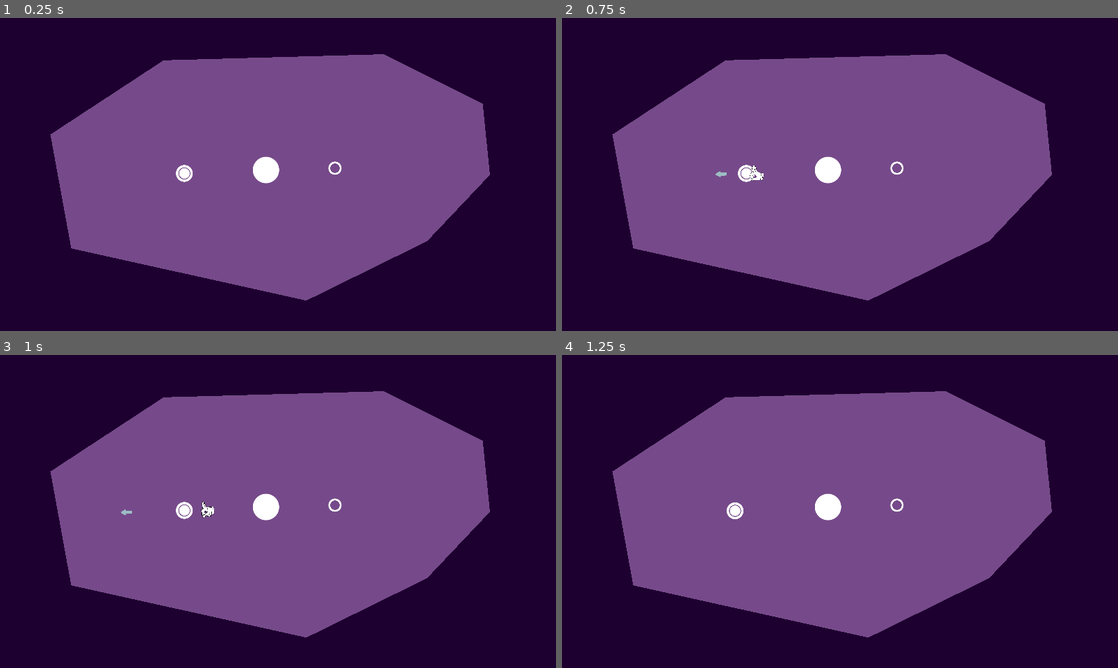
Above: before the commit, frames 1-4 (two rows, left to right).
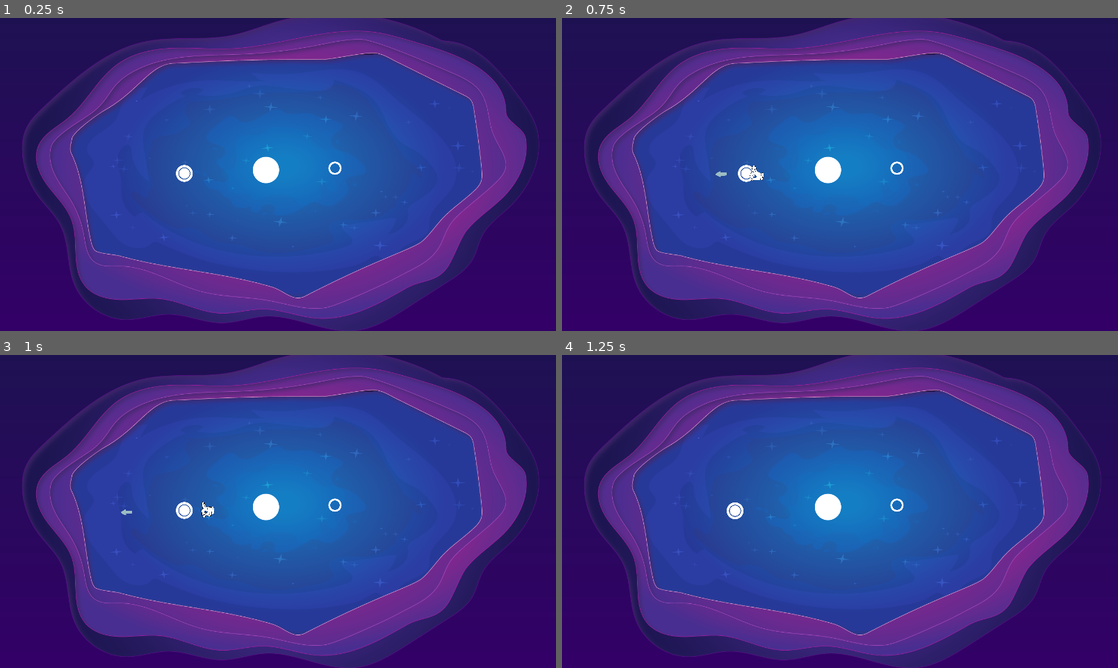
Above: after the commit, the same moments.

Repository: petey3/black-hole-fun
Game: Godot game, scene res://GodPoolGame/Game/Contexts/GameplayContext.tscn
Two runs of this game, one before a commit and one after it. Both use one fixed random seed, a clock stepped at 60 frames per second and the inputs below.
Inputs (mouse positions are in pixels of both pictures, inside the frame that each line leads up to):
- Up to frame 1 (0.25 s): no input
- Up to frame 2 (0.75 s): tap Enter (ui_accept) at 0.5 s; drag from (745, 174) to (895, 168) at 0.52 s
- Up to frame 3 (1 s): no input
- Up to frame 4 (1.25 s): no input

The runs differ from the first frame. In frame 1, 99% of the frame differs, in the area x 0-100%, y 0-100%; in frame 2, 99%; in frame 3, 99%; in frame 4, 99%.

Commit message:
Add background and border (cafe)

Diff:
--- a/GodPoolGame/TestScenes/UniverseBoundaries.tscn
+++ b/GodPoolGame/TestScenes/UniverseBoundaries.tscn
@@ -1,17 +1,21 @@
-[gd_scene load_steps=6 format=2]
+[gd_scene load_steps=10 format=2]
 
 [ext_resource path="res://GodPoolGame/TestScenes/UniverseBoundaries.gd" type="Script" id=1]
 [ext_resource path="res://JamKit/Feedback/Transform/TransformFeedback2D.gd" type="Script" id=2]
 [ext_resource path="res://JamKit/Feedback/FeedbackRunner.gd" type="Script" id=3]
 [ext_resource path="res://JamKit/Feedback/Transform/ScaleFeedback2D.gd" type="Script" id=4]
-[ext_resource path="res://Assets/test-bg.png" type="Texture" id=5]
+[ext_resource path="res://Assets/Border/layer3.png" type="Texture" id=5]
+[ext_resource path="res://Assets/Border/layer4.png" type="Texture" id=6]
+[ext_resource path="res://Assets/Border/layer2.png" type="Texture" id=7]
+[ext_resource path="res://Assets/background.png" type="Texture" id=8]
+[ext_resource path="res://Assets/Border/layer1.png" type="Texture" id=9]
 
 [node name="UniverseBoundaries" type="Node2D"]
 script = ExtResource( 1 )
 
 [node name="Background" type="Sprite" parent="."]
 modulate = Color( 0.121569, 0, 0.192157, 1 )
-texture = ExtResource( 5 )
+texture = ExtResource( 8 )
 centered = false
 
 [node name="Camera2D" type="Camera2D" parent="."]
@@ -36,9 +40,26 @@
 [node name="InnerSpaceMask" type="Polygon2D" parent="UniverseRoot"]
 position = Vector2( 27, 164 )
 scale = Vector2( 1.85819, 1.24059 )
-color = Color( 0.466667, 0.294118, 0.545098, 1 )
+texture = ExtResource( 8 )
+texture_offset = Vector2( 150, 100 )
+texture_scale = Vector2( 1.3, 1.3 )
+polygon = PoolVector2Array( 554.841, 653.723, 117.857, 508.631, 79.1092, 191.845, 289.529, -14.5093, 699.067, -31.4368, 882.579, 106.401, 896.033, 303.889, 779.253, 488.479 )
+
+[node name="Border" type="Node2D" parent="UniverseRoot"]
+position = Vector2( 1003, 515 )
+scale = Vector2( 1.35, 1.35 )
+
+[node name="Layer1" type="Sprite" parent="UniverseRoot/Border"]
+texture = ExtResource( 9 )
+
+[node name="Layer2" type="Sprite" parent="UniverseRoot/Border"]
+texture = ExtResource( 7 )
+
+[node name="Layer3" type="Sprite" parent="UniverseRoot/Border"]
 texture = ExtResource( 5 )
-polygon = PoolVector2Array( 554.841, 653.723, 117.857, 508.631, 79.1092, 191.845, 289.529, -14.5093, 699.067, -31.4368, 882.579, 106.401, 896.033, 303.889, 779.253, 488.479 )
+
+[node name="Layer4" type="Sprite" parent="UniverseRoot/Border"]
+texture = ExtResource( 6 )
 
 [node name="FeedbackRunner" type="Node" parent="."]
 script = ExtResource( 3 )
